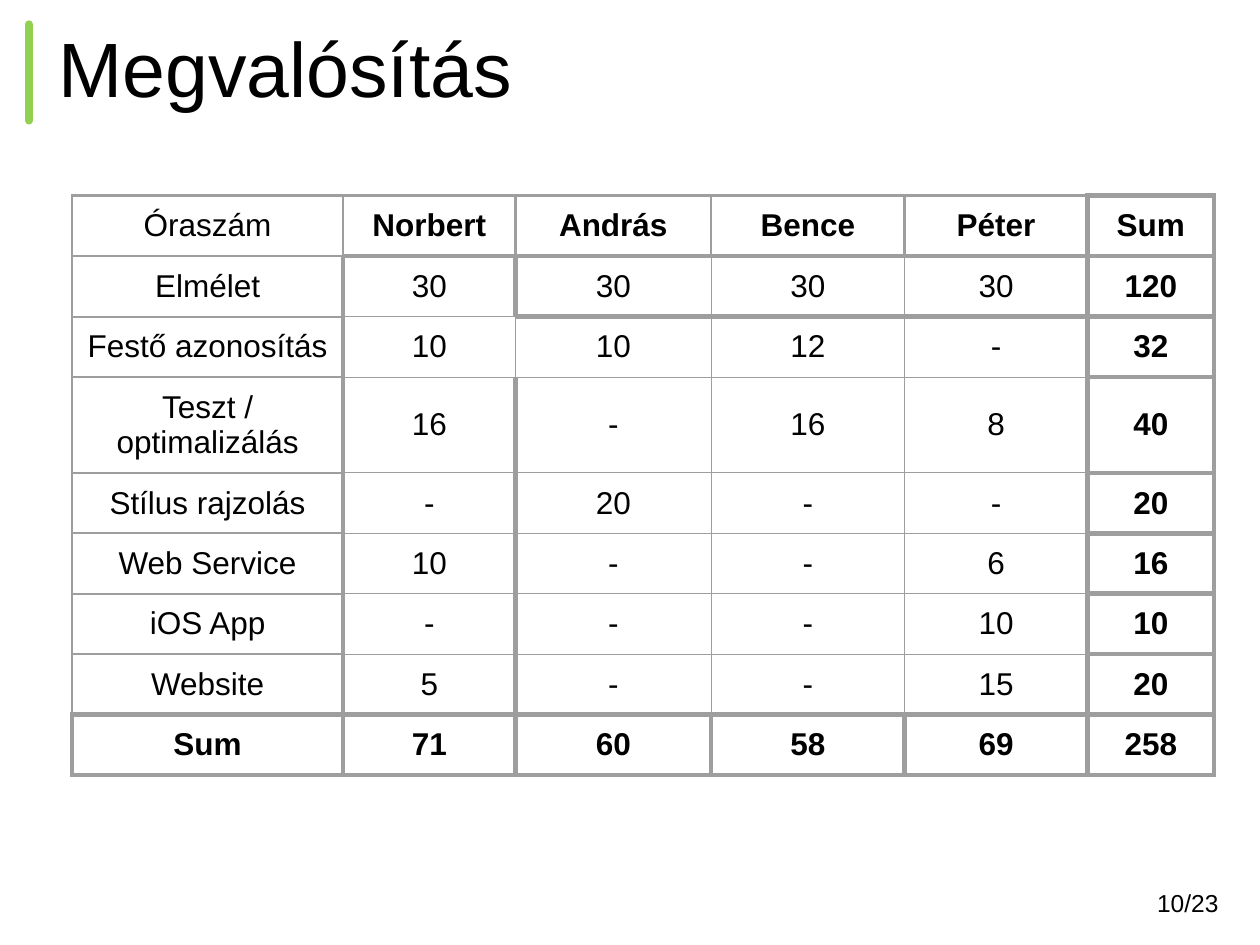
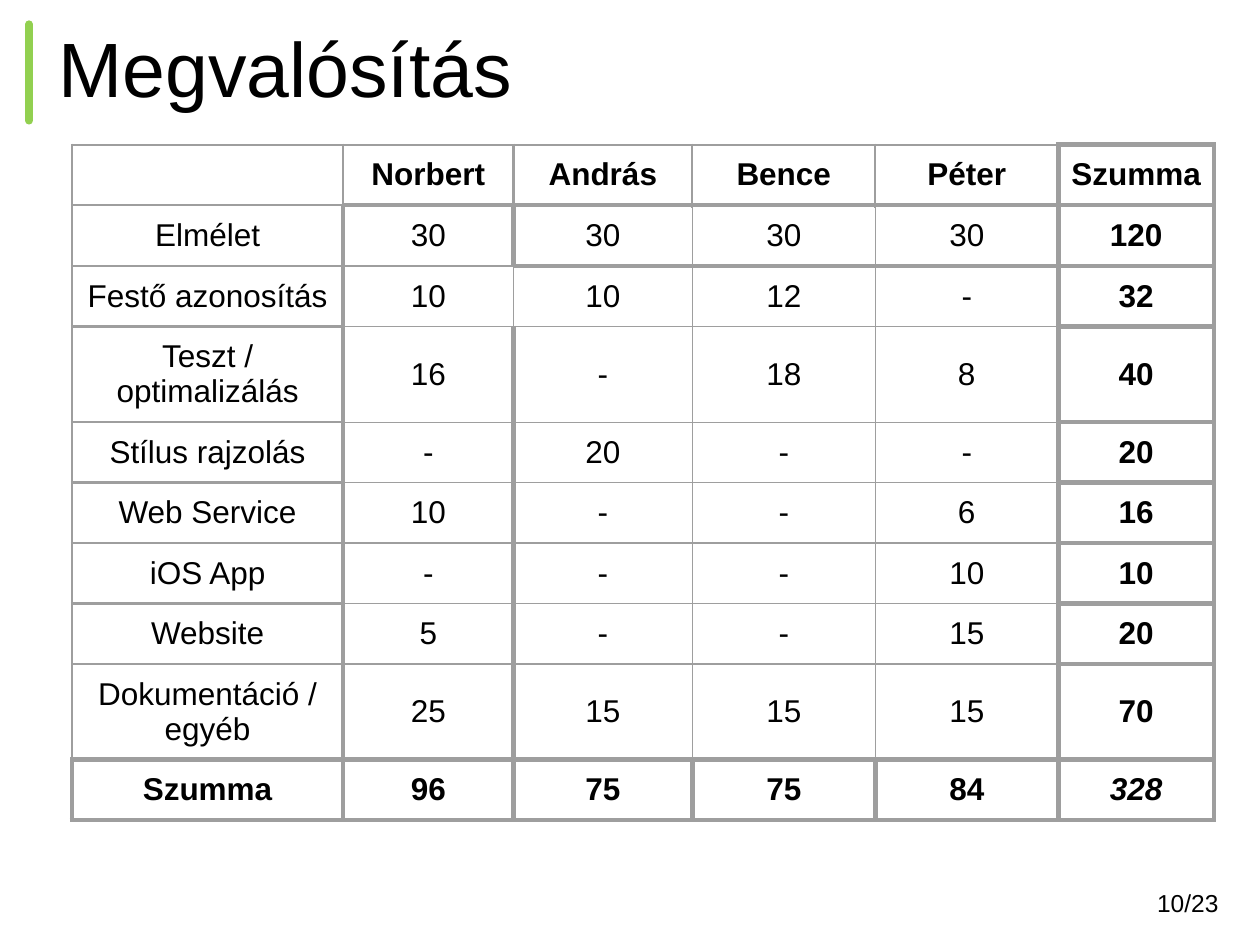
Before and after one commit to BME-SmartLab-Education/vitmav45-2016-train-validate-test-repeat, a slide deck: slide 10 of train-validate-test-repeat-vitmav45-beszamolo.pptx. Drawn at 1260x945 pixels with LibreOffice and Linux fonts; fonts in the diff are those of the drawing. Boxes give left, top, right and bottom in pixels: in the first picture for what was removed or moved away, otherwise in the second. Text is boxed around its words. In the diff, an @@ line names an element or a change of style, - is before the commit and + after.

```diff
--- a/train-validate-test-repeat-vitmav45-beszamolo.pptx
+++ b/train-validate-test-repeat-vitmav45-beszamolo.pptx
@@ table at [72, 145, 1213, 805] @@
-row 1, column 1: Óraszám
+row 1, column 1: 
-row 1, column 6: Sum
+row 1, column 6: Szumma
-row 4, column 4: 16
+row 4, column 4: 18
-row 9: Sum | 71 | 60 | 58 | 69 | 258
+row 9: Dokumentáció / egyéb | 25 | 15 | 15 | 15 | 70
+row 10: Szumma | 96 | 75 | 75 | 84 | 328
@@ table: place and size @@
-table at [72, 195, 1213, 760]
+table at [72, 145, 1213, 805]
```
Also in this commit, not shown: 2 other slides changed, 2 other files.
